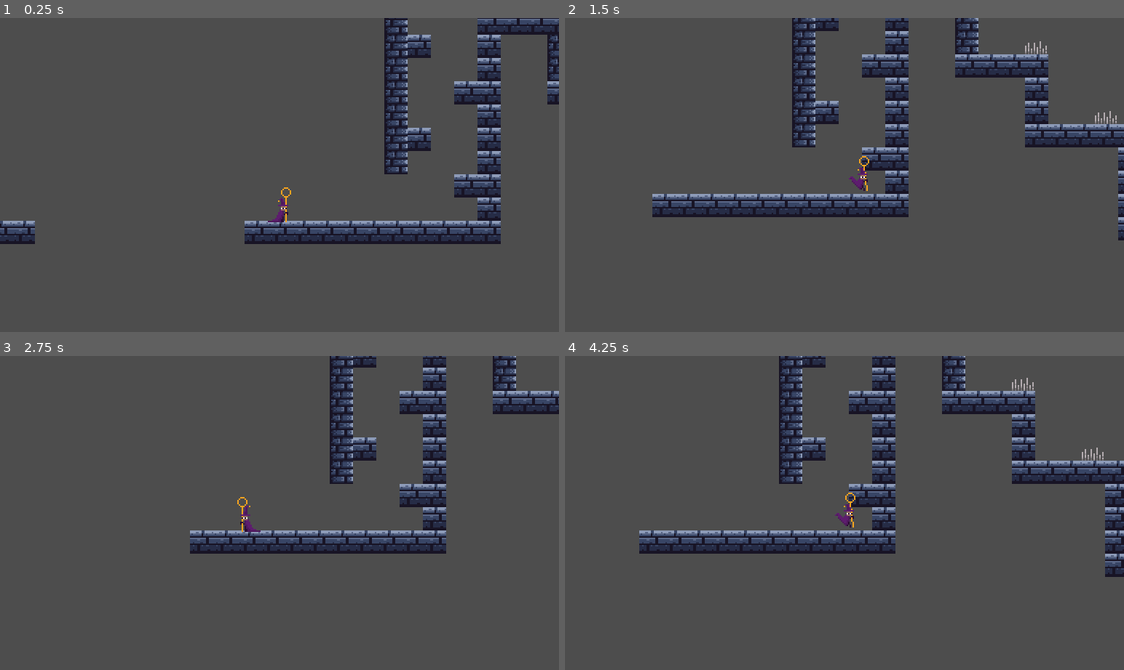
Above: before the commit, frames 1-4 (two rows, left to right).
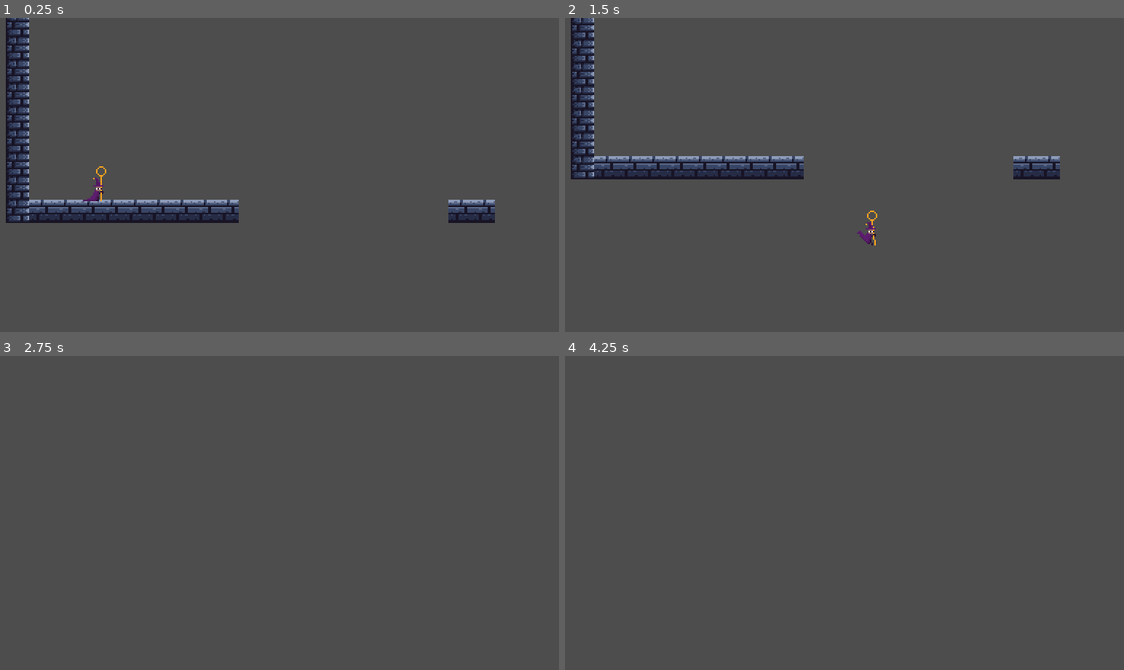
Above: after the commit, the same moments.

Repository: Orama-Interactive/Bubble-Wizard
Game: Godot game, scene res://src/Levels/level_3.tscn
Same seed, same stepped clock (60 frames per second), same inputs: the game is played once before the commit and once after it. This scene is started directly instead of the project's main scene.
Inputs (mouse positions are in pixels of both pictures, inside the frame that each line leads up to):
- Up to frame 1 (0.25 s): no input
- Up to frame 2 (1.5 s): tap Enter at 0.5 s; move the mouse to (967, 159) at 0.52 s; hold D (right) from 0.53 s (still down); tap Q (charge_bubble) at 0.6 s; click (967, 159) at 0.67 s; tap Space (jump) at 0.77 s; move the mouse to (732, 190) at 1.27 s; tap Ctrl (ctrl) at 1.35 s
- Up to frame 3 (2.75 s): tap Space (jump) at 1.52 s; move the mouse to (335, 443) at 2.02 s; release D (right) at 2.03 s; hold A (left) from 2.03 s (still down); click (335, 443) at 2.1 s
- Up to frame 4 (4.25 s): move the mouse to (816, 575) at 2.77 s; release A (left) at 2.78 s; hold D (right) from 2.78 s (still down); tap Q (charge_bubble) at 2.85 s; click (816, 575) at 2.92 s; tap Space (jump) at 3.02, 3.77 s; move the mouse to (1012, 560) at 3.52 s; hold Ctrl (ctrl) from 3.53 s (still down)

The runs differ from the first frame. In frame 1, 13% of the frame differs, in the area x 0-100%, y 0-72%; in frame 2, 14%, in the area x 1-100%, y 0-73%; in frame 3, 7.6%; in frame 4, 10%.

Commit message:
Fix fall damage

Diff:
--- a/src/Levels/level_3.tscn
+++ b/src/Levels/level_3.tscn
@@ -12,7 +12,7 @@
 tile_set = ExtResource("1_5nmgb")
 
 [node name="Player" parent="." instance=ExtResource("2_4x3xk")]
-position = Vector2(668, 256)
+position = Vector2(65, 278)
 
 [node name="Door" parent="." instance=ExtResource("3_22oip")]
 position = Vector2(1523, 287)
--- a/src/player.gd
+++ b/src/player.gd
@@ -62,6 +62,8 @@
 	_charge_bubble_form()
 	if is_on_floor():
 		can_jump = true
+		if not bubble_form and last_vertical_velocity > fall_damage_velocity:
+			_handle_death()
 	else:
 		if can_jump and coyote_timer.is_stopped():
 			coyote_timer.start()
@@ -172,8 +174,6 @@
 
 
 func _on_bubble_area_2d_body_entered(_body: Node2D) -> void:
-	if not bubble_form and last_vertical_velocity > fall_damage_velocity:
-		_handle_death()
 	bubble_form = false
 
 
